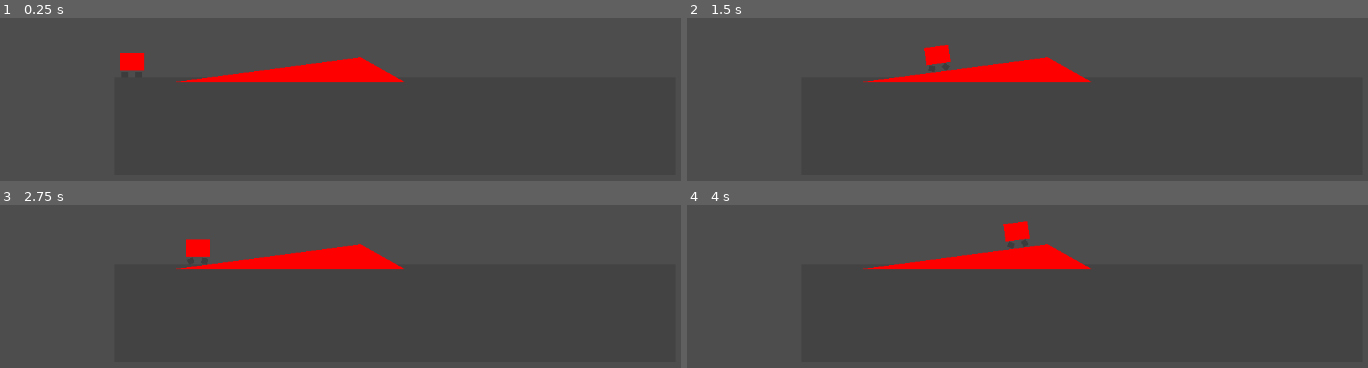
Above: before the commit, frames 1-4 (two rows, left to right).
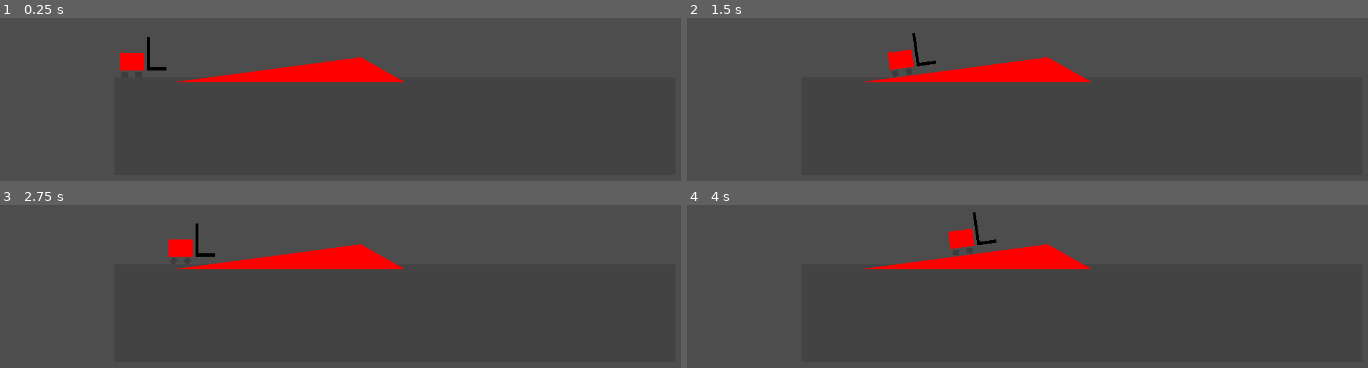
Above: after the commit, the same moments.

Repository: CourtlandCrouchet/OneTrip
Game: Godot game, scene res://Scenes/main.tscn
The game is run twice, just before and just after one commit, with the same random seed, the same clock (stepped at 60 frames per second) and the same inputs.
Inputs:
- Up to frame 1 (0.25 s): no input
- Up to frame 2 (1.5 s): tap Enter at 0.5 s; hold Right (move_right) 0.53-1.28 s; hold Left (move_left) from 1.28 s (still down)
- Up to frame 3 (2.75 s): release Left (move_left) at 2.03 s; hold Right (move_right) from 2.03 s (still down)
- Up to frame 4 (4 s): release Right (move_right) at 3.53 s; hold Left (move_left) from 3.53 s (still down)

The runs differ from the first frame. In frame 1, 0.2% of the frame differs, in the area x 21-25%, y 11-33%; in frame 2, 0.9%; in frame 3, 0.6%; in frame 4, 0.9%, in the area x 38-51%, y 4-27%.

Commit message:
Rough Forklift Arm

Diff:
--- /dev/null
+++ b/Scenes/arm.tscn
@@ -0,0 +1,36 @@
+[gd_scene load_steps=5 format=3 uid="uid://curu24h07whn7"]
+
+[sub_resource type="RectangleShape2D" id="RectangleShape2D_xiy7i"]
+size = Vector2(2, 24)
+
+[sub_resource type="Gradient" id="Gradient_ruc5e"]
+offsets = PackedFloat32Array(0)
+colors = PackedColorArray(0, 0, 0, 1)
+
+[sub_resource type="GradientTexture1D" id="GradientTexture1D_ksknm"]
+gradient = SubResource("Gradient_ruc5e")
+
+[sub_resource type="RectangleShape2D" id="RectangleShape2D_mqrgc"]
+size = Vector2(14, 2)
+
+[node name="Arm" type="RigidBody2D"]
+position = Vector2(0, -3)
+mass = 0.2
+
+[node name="VCollisionShape2D" type="CollisionShape2D" parent="."]
+position = Vector2(1, -9)
+shape = SubResource("RectangleShape2D_xiy7i")
+
+[node name="VSprite2D" type="Sprite2D" parent="."]
+position = Vector2(0.999999, -9)
+scale = Vector2(0.00781251, 24)
+texture = SubResource("GradientTexture1D_ksknm")
+
+[node name="HCollisionShape2D2" type="CollisionShape2D" parent="."]
+position = Vector2(7, 2)
+shape = SubResource("RectangleShape2D_mqrgc")
+
+[node name="HSprite2D" type="Sprite2D" parent="."]
+position = Vector2(7, 1.875)
+scale = Vector2(0.0546875, 2.25)
+texture = SubResource("GradientTexture1D_ksknm")
--- a/Scenes/player.tscn
+++ b/Scenes/player.tscn
@@ -1,6 +1,7 @@
-[gd_scene load_steps=8 format=3 uid="uid://b0lcnp5xrh7j6"]
+[gd_scene load_steps=9 format=3 uid="uid://b0lcnp5xrh7j6"]
 
 [ext_resource type="Script" path="res://Scripts/player.gd" id="1_n61yp"]
+[ext_resource type="PackedScene" uid="uid://curu24h07whn7" path="res://Scenes/arm.tscn" id="2_ihkd7"]
 
 [sub_resource type="RectangleShape2D" id="RectangleShape2D_hewvy"]
 size = Vector2(16, 11)
@@ -25,6 +26,7 @@
 width = 1
 
 [node name="Player" type="RigidBody2D"]
+mass = 3.0
 script = ExtResource("1_n61yp")
 
 [node name="CollisionShape2D" type="CollisionShape2D" parent="."]
@@ -67,3 +69,16 @@
 position = Vector2(13, 15)
 node_a = NodePath("../..")
 node_b = NodePath("..")
+
+[node name="Arm" parent="." instance=ExtResource("2_ihkd7")]
+position = Vector2(19, 9)
+
+[node name="PinJoint2D" type="PinJoint2D" parent="Arm"]
+position = Vector2(1.90735e-06, 2)
+node_a = NodePath("../..")
+node_b = NodePath("..")
+
+[node name="PinJoint2D2" type="PinJoint2D" parent="Arm"]
+position = Vector2(1.90735e-06, -8)
+node_a = NodePath("../..")
+node_b = NodePath("..")
